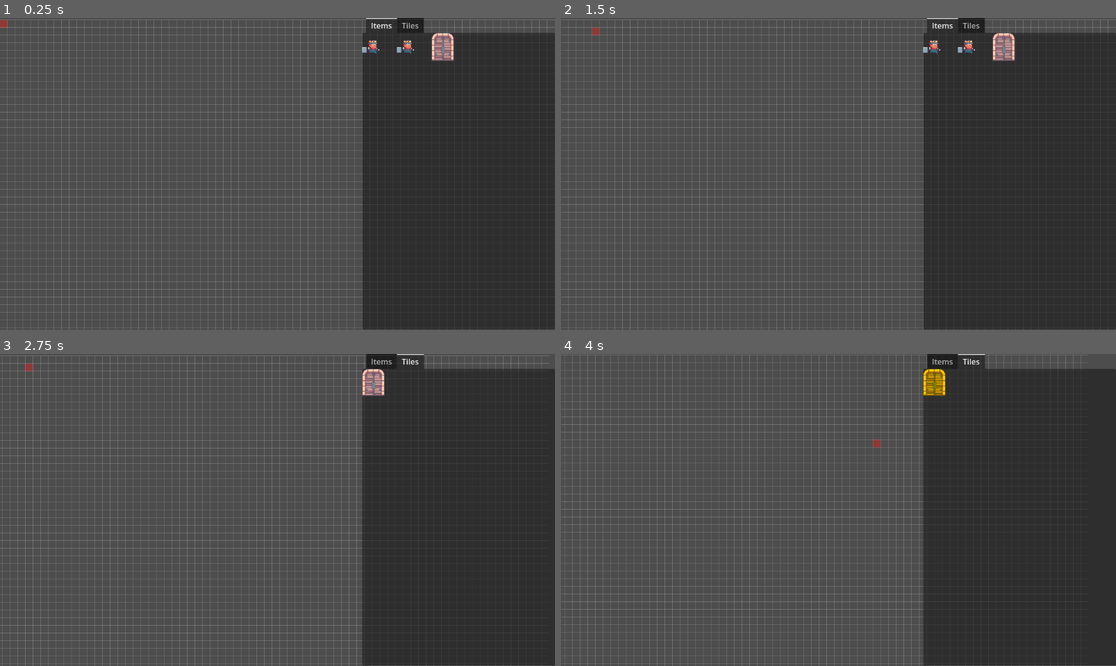
Above: before the commit, frames 1-4 (two rows, left to right).
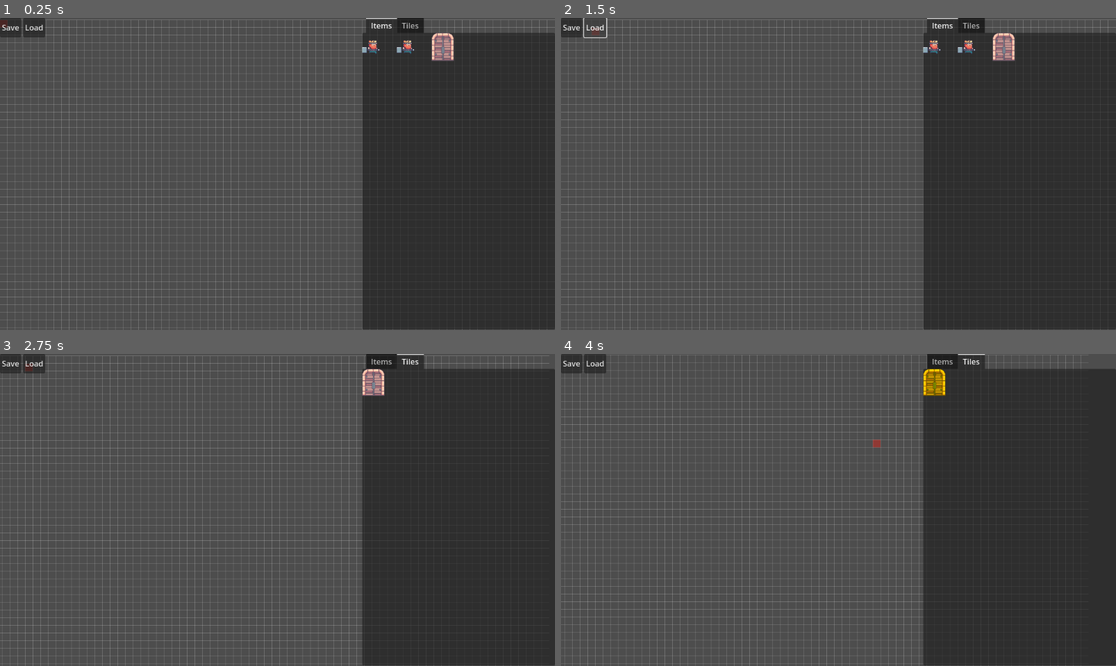
Above: after the commit, the same moments.

Repository: rickvl05/uva-pswe-D
Game: Godot game, scene res://scenes/main.tscn
Same seed, same stepped clock (60 frames per second), same inputs: the game is played once before the commit and once after it.
Inputs (mouse positions are in pixels of both pictures, inside the frame that each line leads up to):
- Up to frame 1 (0.25 s): no input
- Up to frame 2 (1.5 s): click (572, 27) at 0.5 s, where only the run after the commit has a clickable "Save"; click (594, 27) at 1.25 s, where only the run after the commit has a clickable "Load"
- Up to frame 3 (2.75 s): move the mouse to (377, 382) at 2.02 s; hold Right (ui_right) from 2.03 s (still down); tap X (place) at 2.1 s; click (377, 382) at 2.17 s
- Up to frame 4 (4 s): tap Enter (ui_accept) at 2.75, 3.02, 3.5 s; move the mouse to (932, 382) at 2.77 s; release Right (ui_right) at 2.78 s; hold Down (ui_down) 2.78-3.53 s; tap X (place) at 2.85, 3.6 s; click (932, 382) at 2.92 s; move the mouse to (894, 441) at 3.52 s; hold Right (ui_right) from 3.53 s (still down)

The runs differ from the first frame. In frame 1, 0.5% of the frame differs, in the area x 0-9%, y 0-7%; in frame 2, 0.3%; in frame 3, 0.5%; in frame 4, 0.4%.
Error after the commit: Invalid access to property or key 'error' on a base object of type 'Dictionary'. (res://scenes/SaverLoader.gd:31)

Commit message:
Save functions works, still working on load system

Diff:
--- a/TileMapEditor/Global.gd
+++ b/TileMapEditor/Global.gd
@@ -3,7 +3,7 @@
 var playing = true
 var current_tile = 0
 var place_tile = false
-
+var save_button = false
 
 
 	#DisplayServer.window_set_mode(DisplayServer.WINDOW_MODE_FULLSCREEN)
--- a/TileMapEditor/items/item_door.tscn
+++ b/TileMapEditor/items/item_door.tscn
@@ -1,9 +1,9 @@
 [gd_scene load_steps=4 format=3 uid="uid://dqb8fxvwnghwl"]
 
 [ext_resource type="PackedScene" uid="uid://y72yxg30x58b" path="res://items/item_texture.tscn" id="1_aoivl"]
-[ext_resource type="Texture2D" uid="uid://bll5xyyku7qqn" path="res://assetsfree/Assets/Kings and Pigs/Sprites/11-Door/Idle.png" id="2_ilkhk"]
+[ext_resource type="Texture2D" uid="uid://bll5xyyku7qqn" path="res://Assets/Kings and Pigs/Sprites/11-Door/Idle.png" id="2_ilkhk"]
 [ext_resource type="PackedScene" uid="uid://xxchgibqsir0" path="res://objects/door.tscn" id="3_h7mkb"]
 
-[node name="item_door" instance=ExtResource("1_aoivl")]
+[node name="item_door" groups=["doors"] instance=ExtResource("1_aoivl")]
 texture = ExtResource("2_ilkhk")
 this_scene = ExtResource("3_h7mkb")
--- a/TileMapEditor/items/item_king.tscn
+++ b/TileMapEditor/items/item_king.tscn
@@ -1,9 +1,9 @@
 [gd_scene load_steps=4 format=3 uid="uid://b040xyhrc1b0q"]
 
 [ext_resource type="PackedScene" uid="uid://y72yxg30x58b" path="res://items/item_texture.tscn" id="1_505ep"]
-[ext_resource type="Texture2D" uid="uid://ywat7aompnca" path="res://assetsfree/Assets/Kings and Pigs/Sprites/01-King Human/Fall (78x58).png" id="2_e04o6"]
+[ext_resource type="Texture2D" uid="uid://ywat7aompnca" path="res://Assets/Kings and Pigs/Sprites/01-King Human/Fall (78x58).png" id="2_e04o6"]
 [ext_resource type="PackedScene" uid="uid://dvy2k1w0e8681" path="res://objects/king.tscn" id="3_ncaep"]
 
-[node name="item_king" instance=ExtResource("1_505ep")]
+[node name="item_king" groups=["kings"] instance=ExtResource("1_505ep")]
 texture = ExtResource("2_e04o6")
 this_scene = ExtResource("3_ncaep")
--- a/TileMapEditor/objects/entity.tscn
+++ b/TileMapEditor/objects/entity.tscn
@@ -1,8 +1,8 @@
 [gd_scene load_steps=28 format=3 uid="uid://bgp6vpwd3vwr3"]
 
-[ext_resource type="Texture2D" uid="uid://k0odycju8v33" path="res://assetsfree/Assets/Kings and Pigs/Sprites/7-Objects/2-Door/1-Closed/1.png" id="1_n0rjd"]
-[ext_resource type="Texture2D" uid="uid://dohiy8rd7cjxm" path="res://assetsfree/Assets/Kings and Pigs/Sprites/01-King Human/Idle (78x58).png" id="2_omyyb"]
-[ext_resource type="Texture2D" uid="uid://byiciiou85yel" path="res://assetsfree/Assets/Kings and Pigs/Sprites/03-Pig/Idle (34x28).png" id="3_h7o4u"]
+[ext_resource type="Texture2D" uid="uid://k0odycju8v33" path="res://Assets/Kings and Pigs/Sprites/7-Objects/2-Door/1-Closed/1.png" id="1_n0rjd"]
+[ext_resource type="Texture2D" uid="uid://dohiy8rd7cjxm" path="res://Assets/Kings and Pigs/Sprites/01-King Human/Idle (78x58).png" id="2_omyyb"]
+[ext_resource type="Texture2D" uid="uid://byiciiou85yel" path="res://Assets/Kings and Pigs/Sprites/03-Pig/Idle (34x28).png" id="3_h7o4u"]
 
 [sub_resource type="AtlasTexture" id="AtlasTexture_63tk6"]
 atlas = ExtResource("1_n0rjd")
--- /dev/null
+++ b/TileMapEditor/scenes/SaverLoader.gd
@@ -0,0 +1,54 @@
+class_name SaverLoader
+extends Node
+#@onready var tile_map = %TileMap
+var door_position:Array[Vector2] = []
+var king_position:Array[Vector2] = []
+@onready var tile_map = $"../../World/TileMap"
+
+
+func _on_save_but_pressed():
+	var file = FileAccess.open("user://savegame.json", FileAccess.WRITE)
+	var saved_data = {"items": []}
+
+	for coordinates in tile_map.placed_items.keys():
+		var item = {
+			"position": coordinates,
+			"type": tile_map.placed_items[coordinates]
+		}
+		saved_data["items"].append(item)
+
+	var json = JSON.stringify(saved_data)
+	file.store_string(json)
+	file.close()
+
+
+func _on_load_but_pressed():
+	var file = FileAccess.open("user://savegame.json", FileAccess.READ)
+	var json = file.get_as_text()
+	file.close()
+
+	var saved_data = JSON.parse_string(json)
+	if saved_data.error != OK:
+		print("error parsing:", saved_data.error_string)
+		return
+
+	var items = saved_data.result["items"]
+	if items == null:
+		print("no items found")
+		return
+
+	tile_map.clear_items()
+	for item in items:
+		var position = Vector2(item["position"].x, item["position"].y)
+		var type = item["type"]
+		var resource_path = "res://items/" + type + ".tscn"
+		var item_scene = load(resource_path)
+
+		if item_scene == null:
+			print("failed")
+			continue
+
+		var item_instance = item_scene.instance()
+		item_instance.position = position
+		tile_map.add_child(item_instance)
+		print("Loaded item of type", type, "at position", position)
--- /dev/null
+++ b/TileMapEditor/scenes/main.gd
@@ -0,0 +1,11 @@
+extends Node2D
+
+
+# Called when the node enters the scene tree for the first time.
+func _ready():
+	pass # Replace with function body.
+
+
+# Called every frame. 'delta' is the elapsed time since the previous frame.
+func _process(delta):
+	pass
--- a/TileMapEditor/scenes/main.tscn
+++ b/TileMapEditor/scenes/main.tscn
@@ -1,10 +1,11 @@
-[gd_scene load_steps=8 format=3 uid="uid://bdxdpxlqevbp0"]
+[gd_scene load_steps=9 format=3 uid="uid://bdxdpxlqevbp0"]
 
 [ext_resource type="Texture2D" uid="uid://dbxoahm3orouj" path="res://Solaria Palette.png" id="1_h83ib"]
 [ext_resource type="Script" path="res://scripts/MapMovement.gd" id="2_217ej"]
 [ext_resource type="PackedScene" uid="uid://ck7f5rqd1qp61" path="res://scenes/item_select.tscn" id="3_fl5lm"]
 [ext_resource type="Script" path="res://scripts/Editor_Object.gd" id="4_x32fj"]
 [ext_resource type="Script" path="res://scripts/Grid.gd" id="5_y8gh1"]
+[ext_resource type="Script" path="res://scenes/SaverLoader.gd" id="6_3uk2k"]
 
 [sub_resource type="TileSetAtlasSource" id="TileSetAtlasSource_rhqcy"]
 texture = ExtResource("1_h83ib")
@@ -135,3 +136,28 @@
 
 [node name="Grid" type="Node2D" parent="."]
 script = ExtResource("5_y8gh1")
+
+[node name="CanvasLayer" type="CanvasLayer" parent="."]
+
+[node name="MarginContainer" type="MarginContainer" parent="CanvasLayer"]
+offset_right = 40.0
+offset_bottom = 40.0
+
+[node name="HBoxContainer" type="HBoxContainer" parent="CanvasLayer/MarginContainer"]
+layout_mode = 2
+
+[node name="Save_but" type="Button" parent="CanvasLayer/MarginContainer/HBoxContainer"]
+layout_mode = 2
+text = "Save"
+
+[node name="Load_but" type="Button" parent="CanvasLayer/MarginContainer/HBoxContainer"]
+layout_mode = 2
+text = "Load"
+
+[node name="Utiliser" type="Node" parent="."]
+
+[node name="SaverLoader" type="Node" parent="Utiliser"]
+script = ExtResource("6_3uk2k")
+
+[connection signal="pressed" from="CanvasLayer/MarginContainer/HBoxContainer/Save_but" to="Utiliser/SaverLoader" method="_on_save_but_pressed"]
+[connection signal="pressed" from="CanvasLayer/MarginContainer/HBoxContainer/Load_but" to="Utiliser/SaverLoader" method="_on_load_but_pressed"]
--- a/TileMapEditor/scripts/Editor_Object.gd
+++ b/TileMapEditor/scripts/Editor_Object.gd
@@ -14,6 +14,7 @@
 @export var max_zoom: float = 2.0
 @export var min_zoom: float = 0.5
 @export var current_item: PackedScene = null
+@export var save_button: bool = false
 
 signal move_editor_finished
 
--- a/TileMapEditor/scripts/MapMovement.gd
+++ b/TileMapEditor/scripts/MapMovement.gd
@@ -100,3 +100,8 @@
 
 func snap_to_grid(position: Vector2) -> Vector2:
 	return Vector2(floor(position.x), floor(position.y))
+
+func clear_items():
+	for child in get_children():
+		remove_child(child)
+		child.queue_free()
Not shown, added: TileMapEditor/savegame.data
